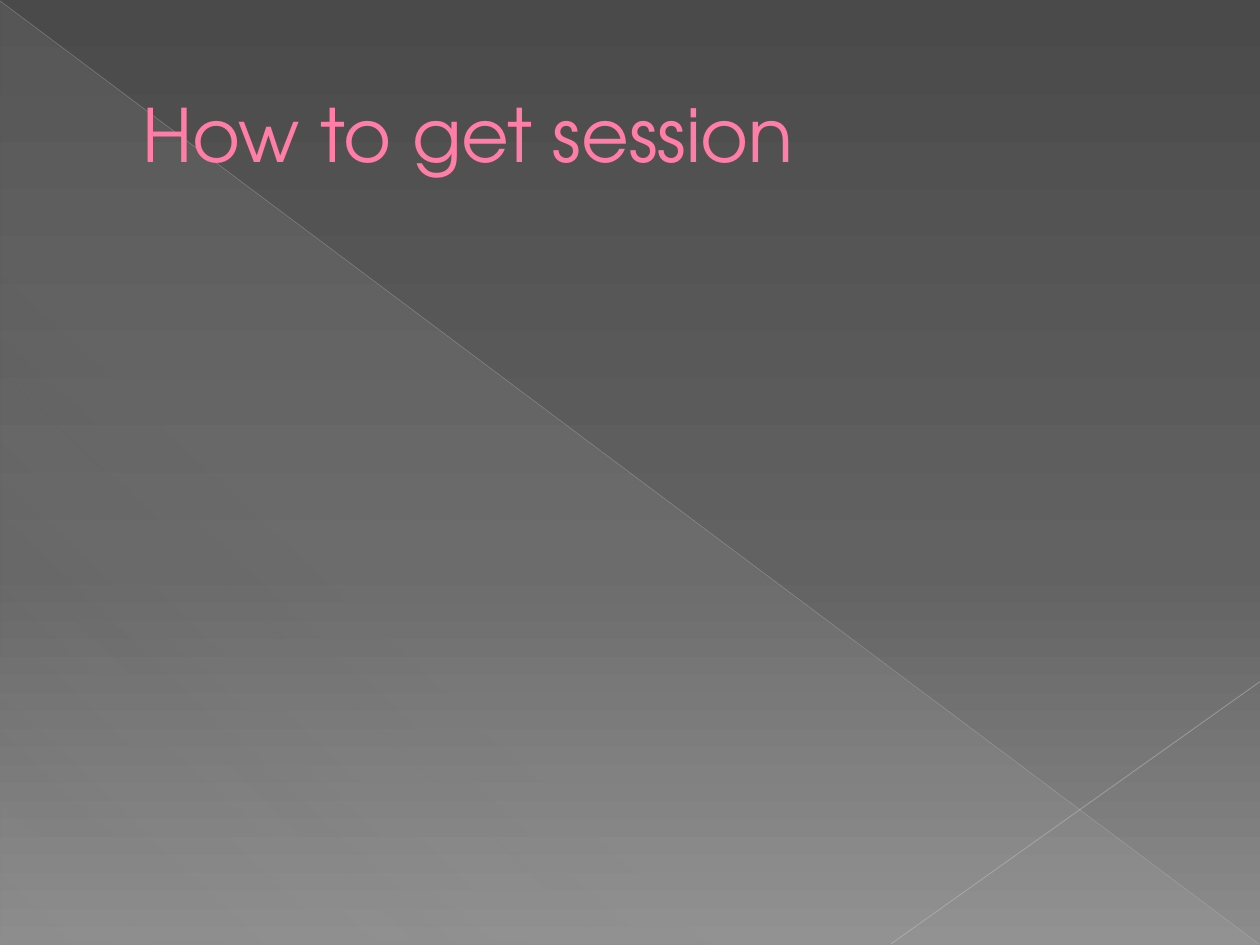
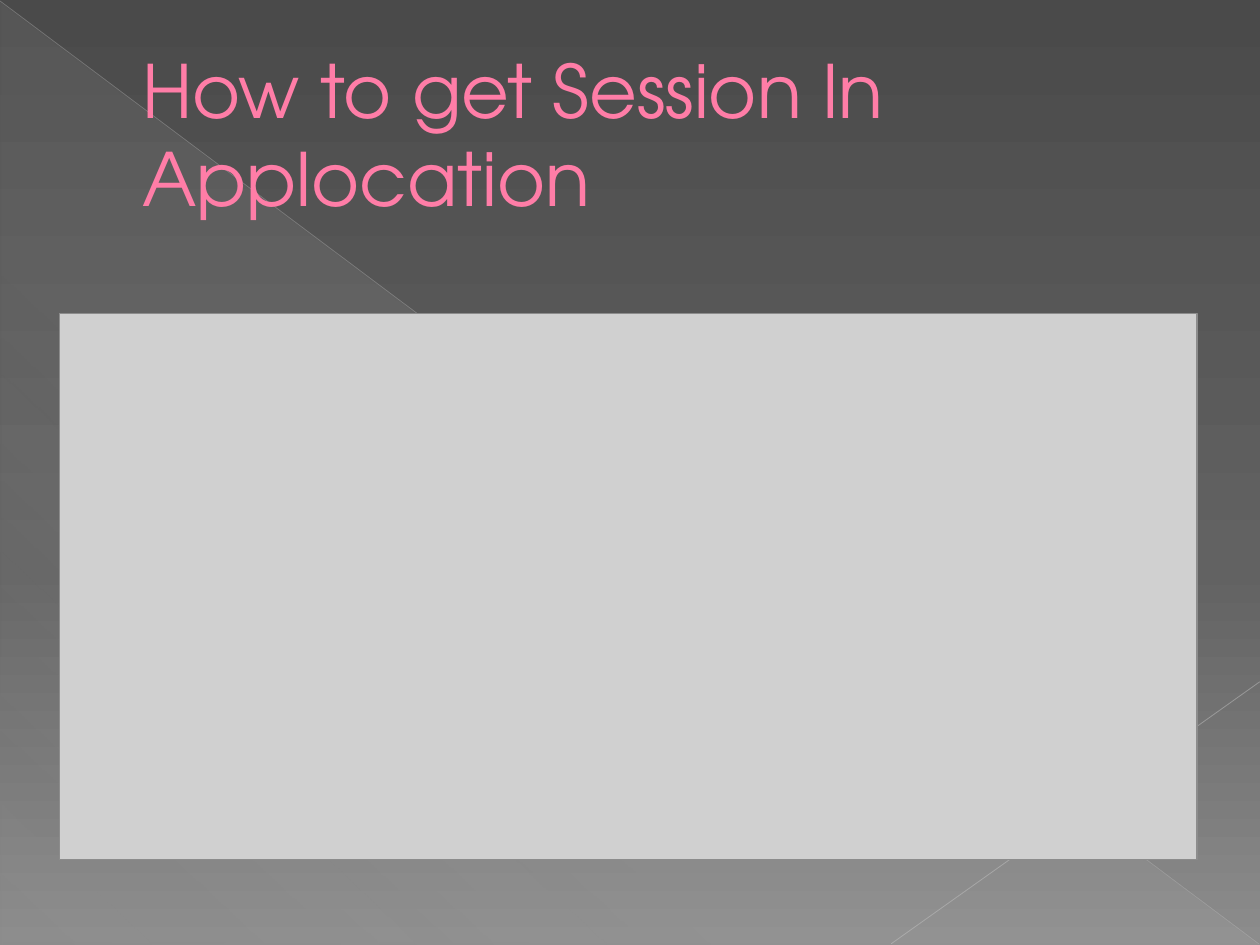
Before and after one commit to theavi/relocation_buddy, a slide deck: slide 4 of rlb.pptx (slide 8 before the commit). Drawn at 1260x945 pixels with LibreOffice and Linux fonts; fonts in the diff are those of the drawing; grey boxes stand for pictures. Boxes give left, top, right and bottom in pixels: in the first picture for what was removed or moved away, otherwise in the second. Text is boxed around its words. In the diff, an @@ line names an element or a change of style, - is before the commit and + after.

Commit message:
added session factory slide

```diff
--- a/rlb.pptx
+++ b/rlb.pptx
@@ title at (142, 62, 883, 220): text changed @@
-How to get session
+How to get Session In Applocation
@@ picture added at (59, 314, 1197, 859) @@
```
Also in this commit, not shown: 2 slides added.
